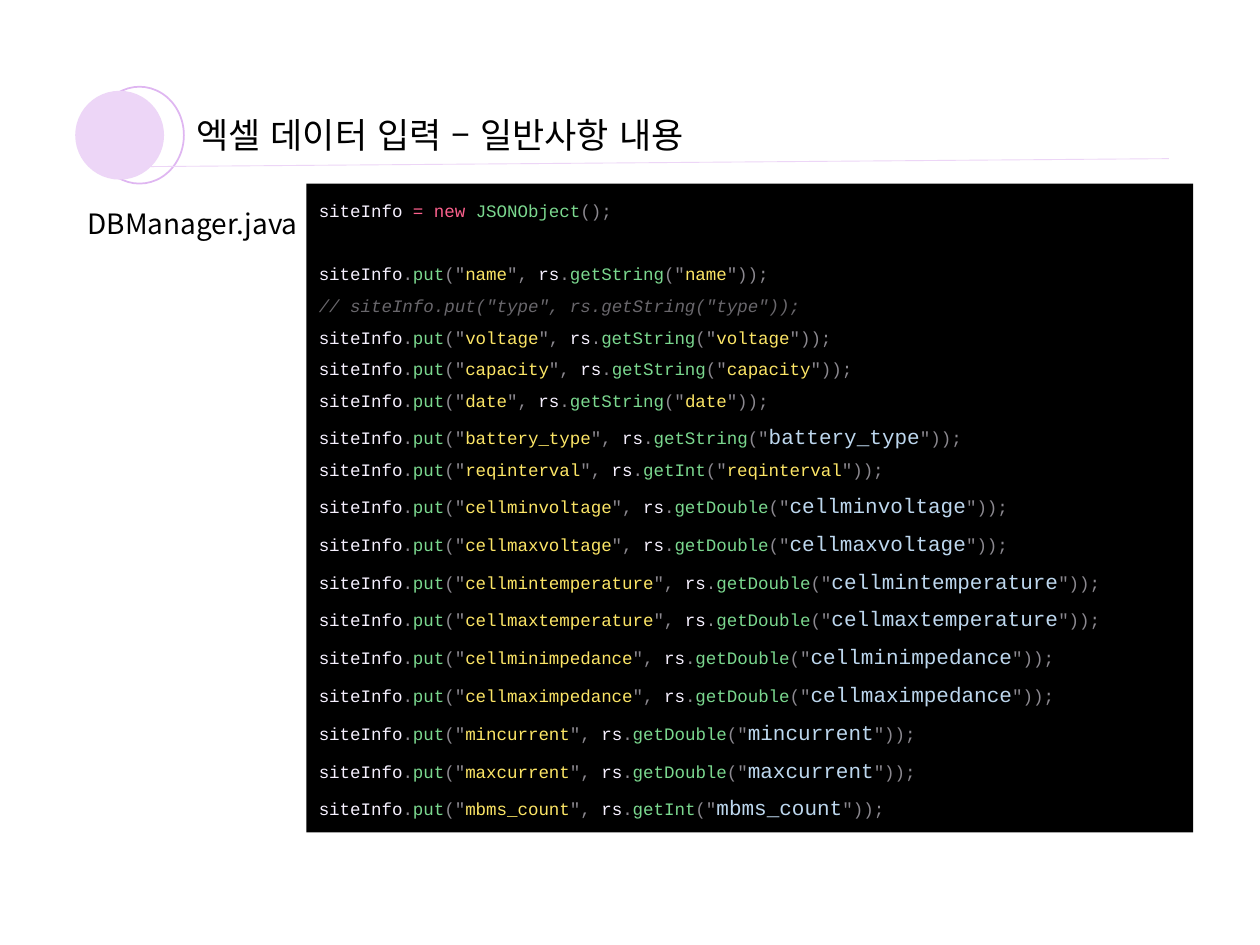
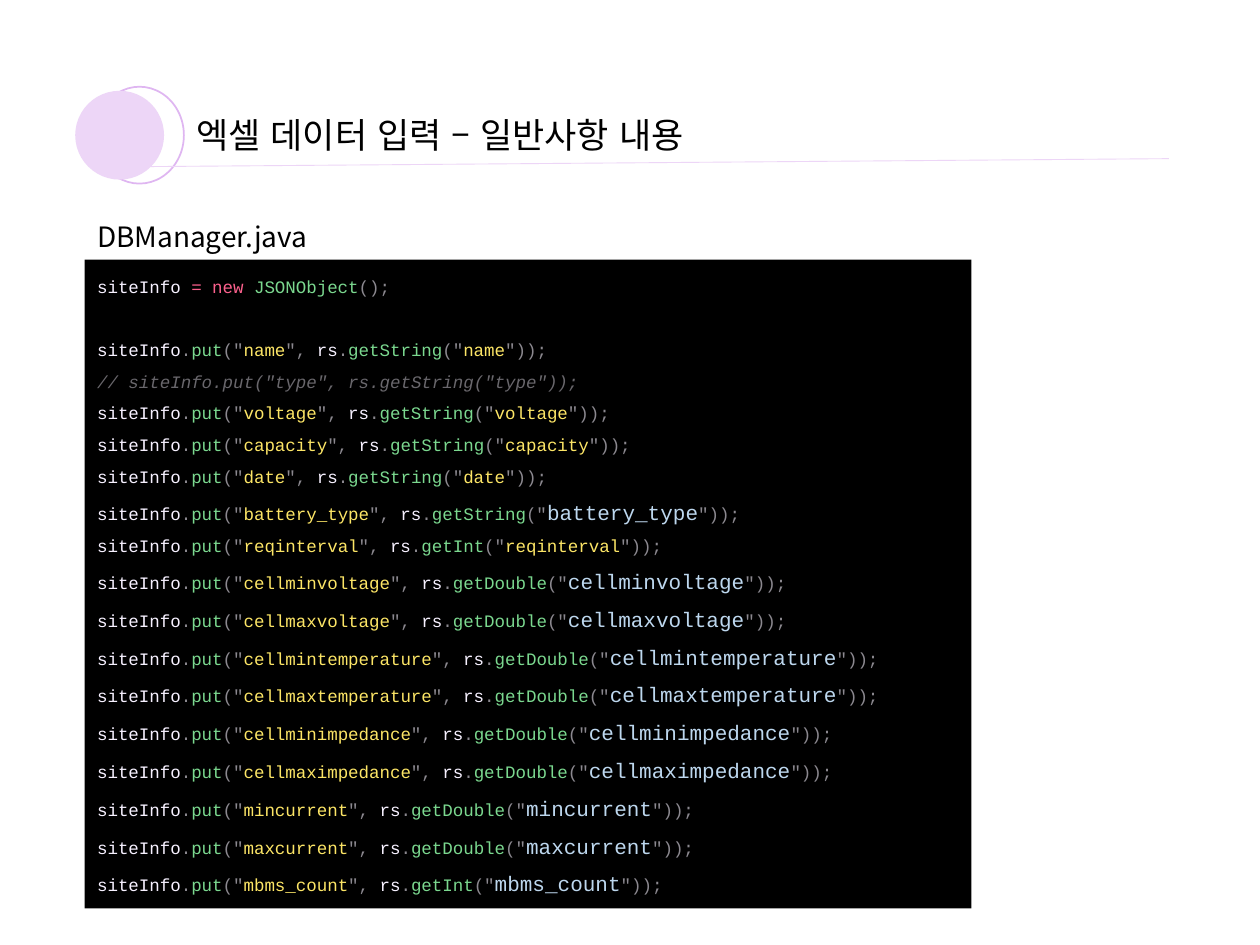
Before and after one commit to yoosooop/INTERN_log, a slide deck: slide 19 of bms 엑셀 파일 생성.pptx (slide 17 before the commit). Drawn at 1260x945 pixels with LibreOffice and Linux fonts; fonts in the diff are those of the drawing. Boxes give left, top, right and bottom in pixels: in the first picture for what was removed or moved away, otherwise in the second. Text is boxed around its words. In the diff, an @@ line names an element or a change of style, - is before the commit and + after.

```diff
--- a/bms 엑셀 파일 생성.pptx
+++ b/bms 엑셀 파일 생성.pptx
@@ text "DBManager.java": place and size @@
-text "DBManager.java" at (88,212,298,241)
+text "DBManager.java" at (97,225,307,254)
@@ rectangle "siteInfo = new JSONObject();": place and size @@
-rectangle "siteInfo = new JSONObject();" at (306,184,1193,833)
+rectangle "siteInfo = new JSONObject();" at (84,260,971,908)
```
Also in this commit, not shown: 11 other slides changed, 12 slides added.
